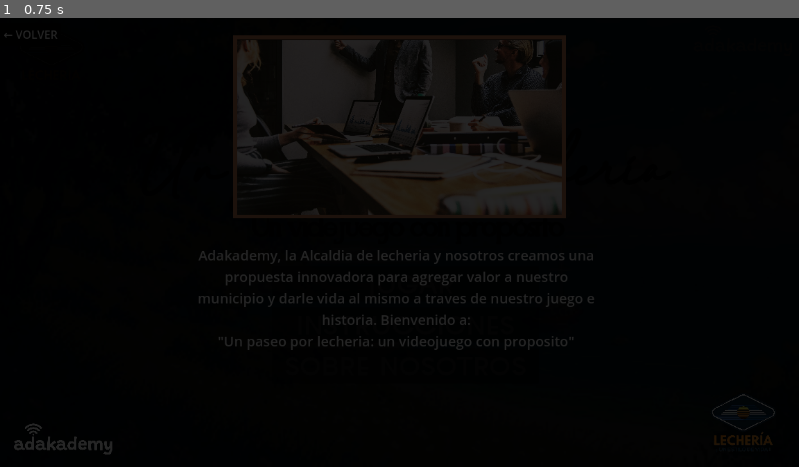
Above: before the commit, frame 1.
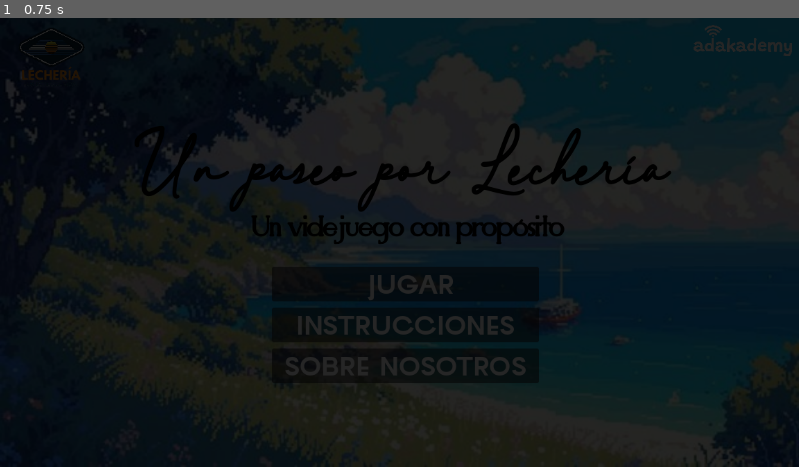
Above: after the commit, the same moment.

Repository: JD277/Plataformer-lecheria
Game: Godot game, scene res://scenes/menu_de_inicio.tscn
Same seed, same stepped clock (60 frames per second), same inputs: the game is played once before the commit and once after it. Before the commit the project starts from res://scenes/muenú_de_inicio.tscn.
Inputs:
- Up to frame 1 (0.75 s): click "JUGAR" at 0.5 s

The runs differ from the first frame. In frame 1, 55% of the frame differs, in the area x 0-100%, y 0-100%.

Commit message:
Tiles añadidos y texto corregido

Diff:
--- a/Scripts/cinematica.gd
+++ b/Scripts/cinematica.gd
@@ -21,6 +21,7 @@
 	$stop.start()
 	await $stop.timeout
 	$salida.visible = false
+	get_tree().change_scene_to_file("res://scenes/juego.tscn")
 
 # Muestra el texto poco a poco en la caja de texto
 func mostrar_texto():
--- a/project.godot
+++ b/project.godot
@@ -11,7 +11,7 @@
 [application]
 
 config/name="Nuevo Proyecto de Juego"
-run/main_scene="res://scenes/muenú_de_inicio.tscn"
+run/main_scene="res://scenes/menu_de_inicio.tscn"
 config/features=PackedStringArray("4.3", "GL Compatibility")
 config/icon="res://icon.svg"
 
--- a/scenes/muenú_de_inicio.tscn
+++ b/scenes/menu_de_inicio.tscn
@@ -1,25 +1,25 @@
 [gd_scene load_steps=66 format=3 uid="uid://cafljq7j5mqh1"]
 
-[ext_resource type="Script" path="res://Scripts/muenú_de_inicio.gd" id="1_tmb0x"]
-[ext_resource type="Texture2D" uid="uid://dme24if8kotc0" path="res://recursos/images/fondos/Fondo1.jpeg" id="2_n1v3u"]
-[ext_resource type="FontFile" uid="uid://bhbif6yu8rwv1" path="res://recursos/fuentes/Elegant-Z1Km.ttf" id="3_1n5u6"]
-[ext_resource type="Texture2D" uid="uid://b7tv7jip45h5v" path="res://recursos/images/Teclas/teclas derecha.png" id="3_78l4b"]
-[ext_resource type="Texture2D" uid="uid://ddlu8nw0c5ml4" path="res://recursos/images/Virtual Guy/Run (32x32).png" id="3_bvvgs"]
-[ext_resource type="FontFile" uid="uid://tt7cy7nnrery" path="res://recursos/fuentes/TravelelegantLight-RpwMV.otf" id="3_y2juk"]
-[ext_resource type="Texture2D" uid="uid://odov8crhfhev" path="res://recursos/images/Virtual Guy/Run izquierda (32x32).png" id="4_2ymyv"]
-[ext_resource type="Texture2D" uid="uid://cruq3ri4wswk0" path="res://recursos/images/Virtual Guy/Fall (32x32).png" id="4_5li23"]
-[ext_resource type="Texture2D" uid="uid://b6vn6lpd75wol" path="res://recursos/images/Teclas/teclas izquierda.png" id="4_8y2r4"]
-[ext_resource type="Texture2D" uid="uid://ifki3x6ux0xi" path="res://recursos/images/Virtual Guy/Idle (32x32).png" id="5_1ywaj"]
-[ext_resource type="Texture2D" uid="uid://dwact241dveu3" path="res://recursos/images/Teclas/teclas arriba.png" id="5_traae"]
-[ext_resource type="Texture2D" uid="uid://do4672hixworr" path="res://recursos/images/Virtual Guy/Jump (32x32).png" id="6_hfhqu"]
-[ext_resource type="Texture2D" uid="uid://bh8r42auoxjlo" path="res://recursos/images/fondos/job-5382501_1920.jpg" id="11_6ghyh"]
-[ext_resource type="PackedScene" uid="uid://ce0jcyv6mit6x" path="res://scenes/transicion.tscn" id="11_qqhdn"]
-[ext_resource type="Texture2D" uid="uid://pysss7bm1cmb" path="res://recursos/images/logos/ADAKADEMY TEXTO BLANCO.png" id="12_6ny0o"]
-[ext_resource type="Texture2D" uid="uid://4a8nkq00uvxg" path="res://recursos/images/logos/logo lecheria sin fondo.png" id="13_ns2eo"]
-[ext_resource type="FontFile" uid="uid://ci26yaceyo6te" path="res://recursos/fuentes/ElegantLady-d9pPV.otf" id="16_j3i6l"]
+[ext_resource type="Script" path="res://Scripts/muenú_de_inicio.gd" id="1_khw0l"]
+[ext_resource type="Texture2D" uid="uid://dme24if8kotc0" path="res://recursos/images/fondos/Fondo1.jpeg" id="2_qvsan"]
+[ext_resource type="FontFile" uid="uid://tt7cy7nnrery" path="res://recursos/fuentes/TravelelegantLight-RpwMV.otf" id="3_fqvud"]
+[ext_resource type="Texture2D" uid="uid://ddlu8nw0c5ml4" path="res://recursos/images/Virtual Guy/Run (32x32).png" id="4_dtelm"]
+[ext_resource type="Texture2D" uid="uid://cruq3ri4wswk0" path="res://recursos/images/Virtual Guy/Fall (32x32).png" id="5_qqm21"]
+[ext_resource type="Texture2D" uid="uid://odov8crhfhev" path="res://recursos/images/Virtual Guy/Run izquierda (32x32).png" id="6_tsh1q"]
+[ext_resource type="Texture2D" uid="uid://ifki3x6ux0xi" path="res://recursos/images/Virtual Guy/Idle (32x32).png" id="7_utlyh"]
+[ext_resource type="Texture2D" uid="uid://do4672hixworr" path="res://recursos/images/Virtual Guy/Jump (32x32).png" id="8_w7s6r"]
+[ext_resource type="Texture2D" uid="uid://b7tv7jip45h5v" path="res://recursos/images/Teclas/teclas derecha.png" id="9_o1cc2"]
+[ext_resource type="Texture2D" uid="uid://b6vn6lpd75wol" path="res://recursos/images/Teclas/teclas izquierda.png" id="10_ye4dv"]
+[ext_resource type="Texture2D" uid="uid://dwact241dveu3" path="res://recursos/images/Teclas/teclas arriba.png" id="11_cqmc6"]
+[ext_resource type="Texture2D" uid="uid://bh8r42auoxjlo" path="res://recursos/images/fondos/job-5382501_1920.jpg" id="12_6nd3g"]
+[ext_resource type="Texture2D" uid="uid://pysss7bm1cmb" path="res://recursos/images/logos/ADAKADEMY TEXTO BLANCO.png" id="13_dejpi"]
+[ext_resource type="Texture2D" uid="uid://4a8nkq00uvxg" path="res://recursos/images/logos/logo lecheria sin fondo.png" id="14_aka0e"]
+[ext_resource type="PackedScene" uid="uid://ce0jcyv6mit6x" path="res://scenes/transicion.tscn" id="15_dxc4o"]
+[ext_resource type="FontFile" uid="uid://ci26yaceyo6te" path="res://recursos/fuentes/ElegantLady-d9pPV.otf" id="16_081s2"]
+[ext_resource type="FontFile" uid="uid://bhbif6yu8rwv1" path="res://recursos/fuentes/Elegant-Z1Km.ttf" id="17_j0ffi"]
 
 [sub_resource type="LabelSettings" id="LabelSettings_rdim2"]
-font = ExtResource("3_y2juk")
+font = ExtResource("3_fqvud")
 font_size = 30
 
 [sub_resource type="Animation" id="Animation_qfxp2"]
@@ -635,6 +635,7 @@
 text = " ▶ VOLVER A REPRODUCIR"
 
 [node name="Sobre Nosotros" type="CanvasLayer" parent="."]
+visible = false
 
 [node name="ColorRect" type="ColorRect" parent="Sobre Nosotros"]
 modulate = Color(0, 0, 0, 0.917647)
Not shown, added: scenes/Map Tielset.png.import
Not shown: 8 places in scenes/menu_de_inicio.tscn that only renumber resources
Not shown, added: scenes/Castle Plataformer Tileset.zip
Not shown, added: scenes/Esprit-Tileset-Pack.zip
